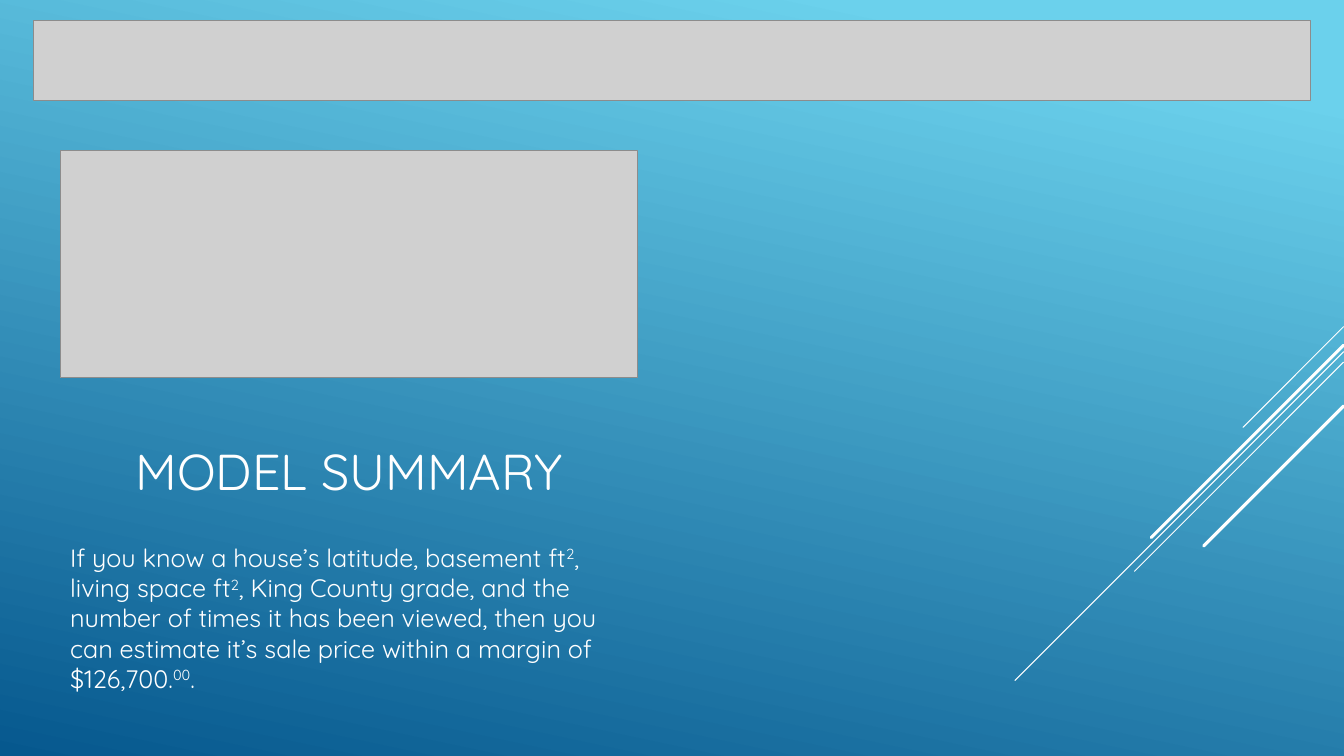
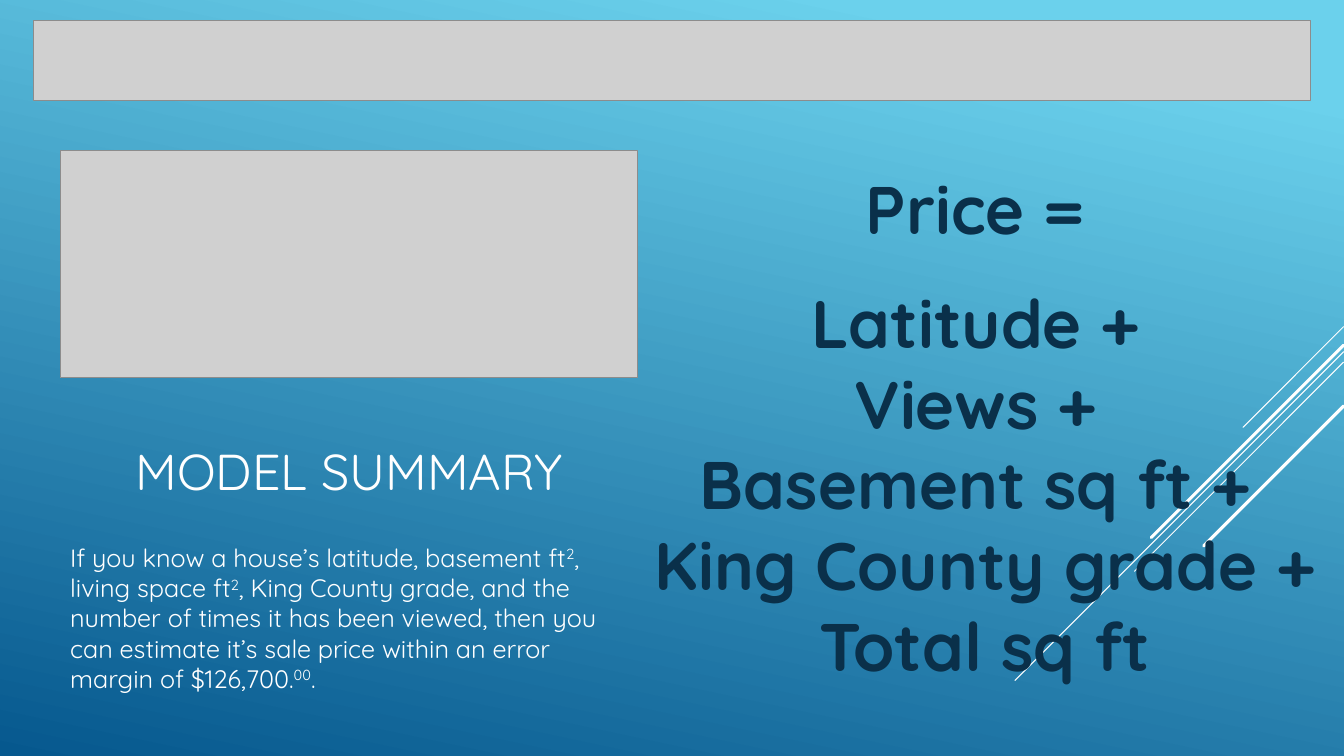
Before and after one commit to magnawhale/dsc-v2-mod1-final-project-online-ds-ft-051319, a slide deck: slide 9 of presentation_v02.pptx (slide 8 before the commit). Drawn at 1344x756 pixels with LibreOffice and Linux fonts; fonts in the diff are those of the drawing; grey boxes stand for pictures. Boxes give left, top, right and bottom in pixels: in the first picture for what was removed or moved away, otherwise in the second. Text is boxed around its words. In the diff, an @@ line names an element or a change of style, - is before the commit and + after.

```diff
--- a/presentation_v02.pptx
+++ b/presentation_v02.pptx
@@ text added at (654, 186, 1258, 685), 48 pt, text #0A304A, bold @@
+Price =
+Latitude +
+Views +
+Basement sq ft +
+King County grade +
+Total sq ft
@@ text at (70, 548, 597, 693): text changed @@
-If you know a house’s latitude, basement ft2, living space ft2, King County grade, and the number of times it has been viewed, then you can estimate it’s sale price within a margin of $126,700.00.
+If you know a house’s latitude, basement ft2, living space ft2, King County grade, and the number of times it has been viewed, then you can estimate it’s sale price within an error margin of $126,700.00.
```
Also in this commit, not shown: 4 other slides changed, 3 slides added, 2 slides removed, 1 other file.
